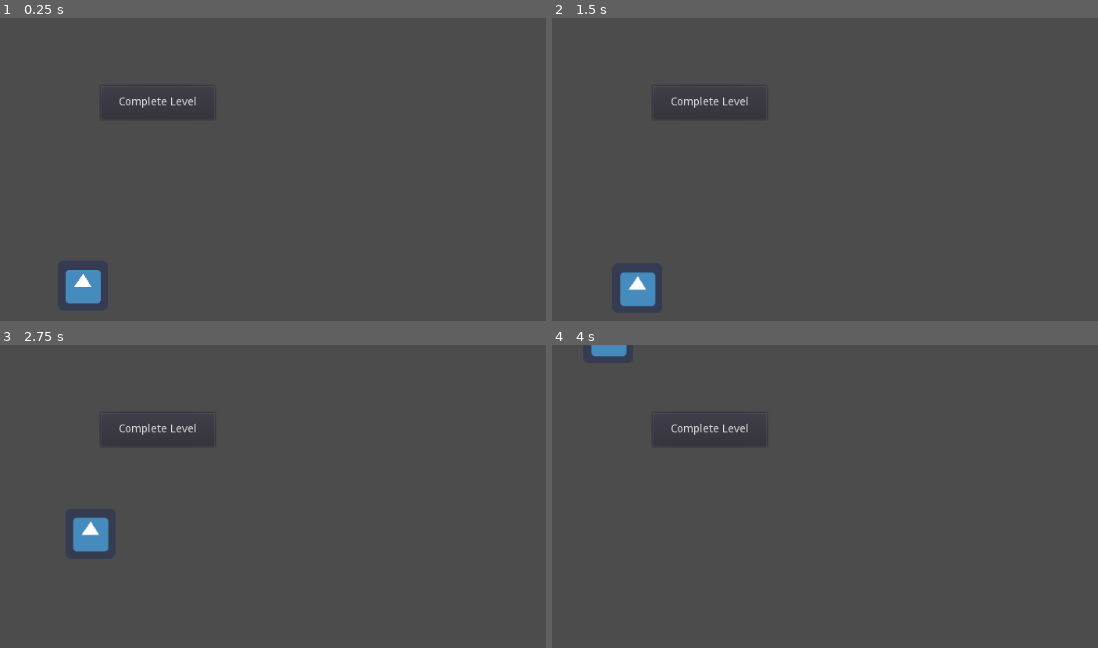
Above: before the commit, frames 1-4 (two rows, left to right).
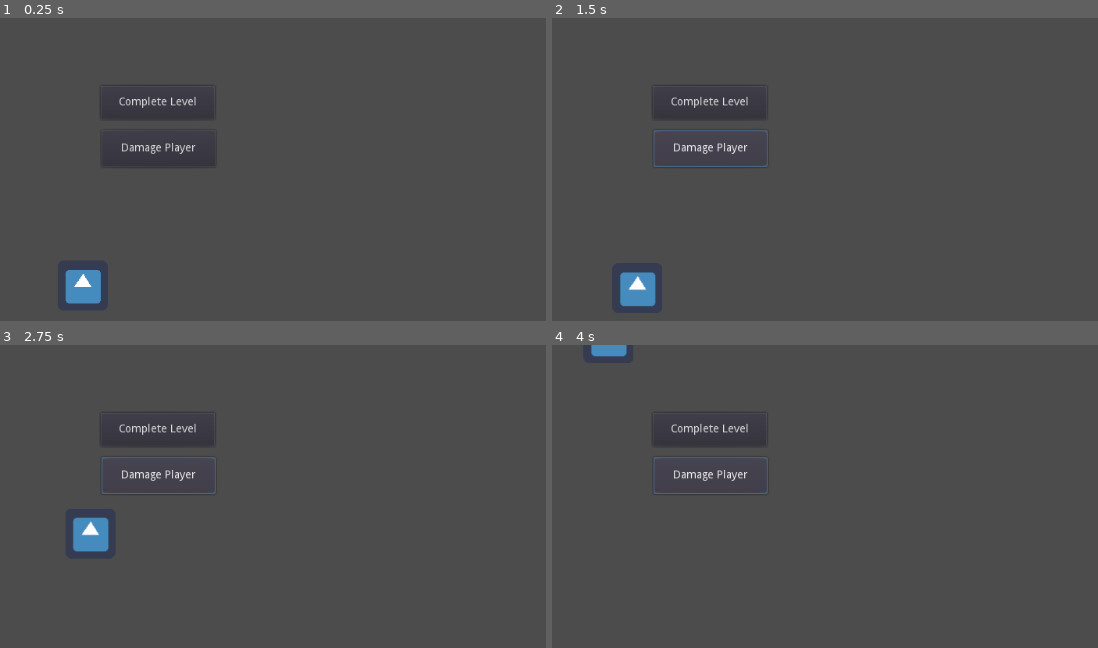
Above: after the commit, the same moments.

Repository: Sh1co/Sagittarius
Game: Godot game, scene res://SGame.tscn
Same seed, same stepped clock (60 frames per second), same inputs: the game is played once before the commit and once after it. The engine's default icon, where the game draws it, is replaced by a stand-in: a white triangle on a blue panel in a dark square.
Inputs (mouse positions are in pixels of both pictures, inside the frame that each line leads up to):
- Up to frame 1 (0.25 s): no input
- Up to frame 2 (1.5 s): click "Complete Level" at 0.5 s; click (710, 148) at 1.25 s, where only the run after the commit has a clickable "Damage Player"
- Up to frame 3 (2.75 s): tap Enter at 2 s; hold W (move_up) from 2.03 s (still down)
- Up to frame 4 (4 s): release W (move_up) at 3.53 s; hold A (move_left) from 3.53 s (still down)

The runs differ from the first frame. In frame 1, 0.2% of the frame differs, in the area x 19-39%, y 41-49%; in frame 2, 0.4%, in the area x 18-40%, y 36-50%; in frame 3, 0.4%; in frame 4, 0.4%.

Commit message:
Make level handle player health

Diff:
--- a/SLevel.tscn
+++ b/SLevel.tscn
@@ -21,4 +21,12 @@
 text = "Complete Level"
 icon_align = 1
 
+[node name="Button2" type="Button" parent="."]
+margin_left = 130.0
+margin_top = 144.0
+margin_right = 276.0
+margin_bottom = 191.0
+text = "Damage Player"
+
 [connection signal="pressed" from="Button" to="." method="_on_Button_pressed"]
+[connection signal="pressed" from="Button2" to="." method="_on_Button2_pressed"]
--- a/Scripts/SLevel.gd
+++ b/Scripts/SLevel.gd
@@ -3,11 +3,13 @@
 signal level_complete
 
 export(PackedScene) var s_player
+var player
 
 
 func _ready():
-	var player = s_player.instance()
+	player = s_player.instance()
 	player.position = $StartPosition.position
+	player.connect("player_died", self, "player_died")
 	add_child(player)
 
 
@@ -16,6 +18,18 @@
 	emit_signal("level_complete")
 	self.queue_free()
 
+func player_died():
+	print("Player died, reseting level.")
+	get_tree().reload_current_scene()
+
+func change_player_health(change):
+	print("Player health changed by " + str(change))
+	player.change_health(change)
+
 
 func _on_Button_pressed():
 	level_complete()
+
+
+func _on_Button2_pressed():
+	change_player_health(-20)
